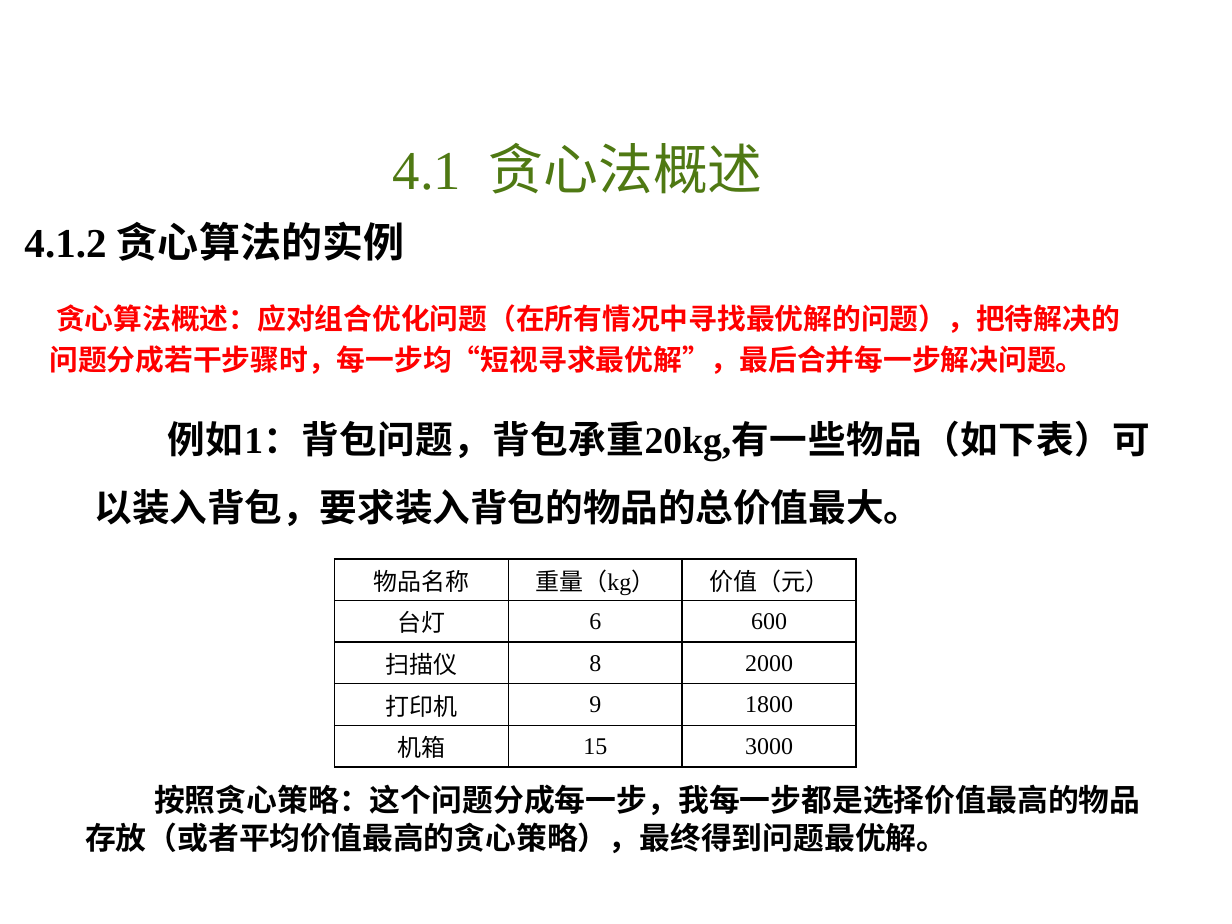
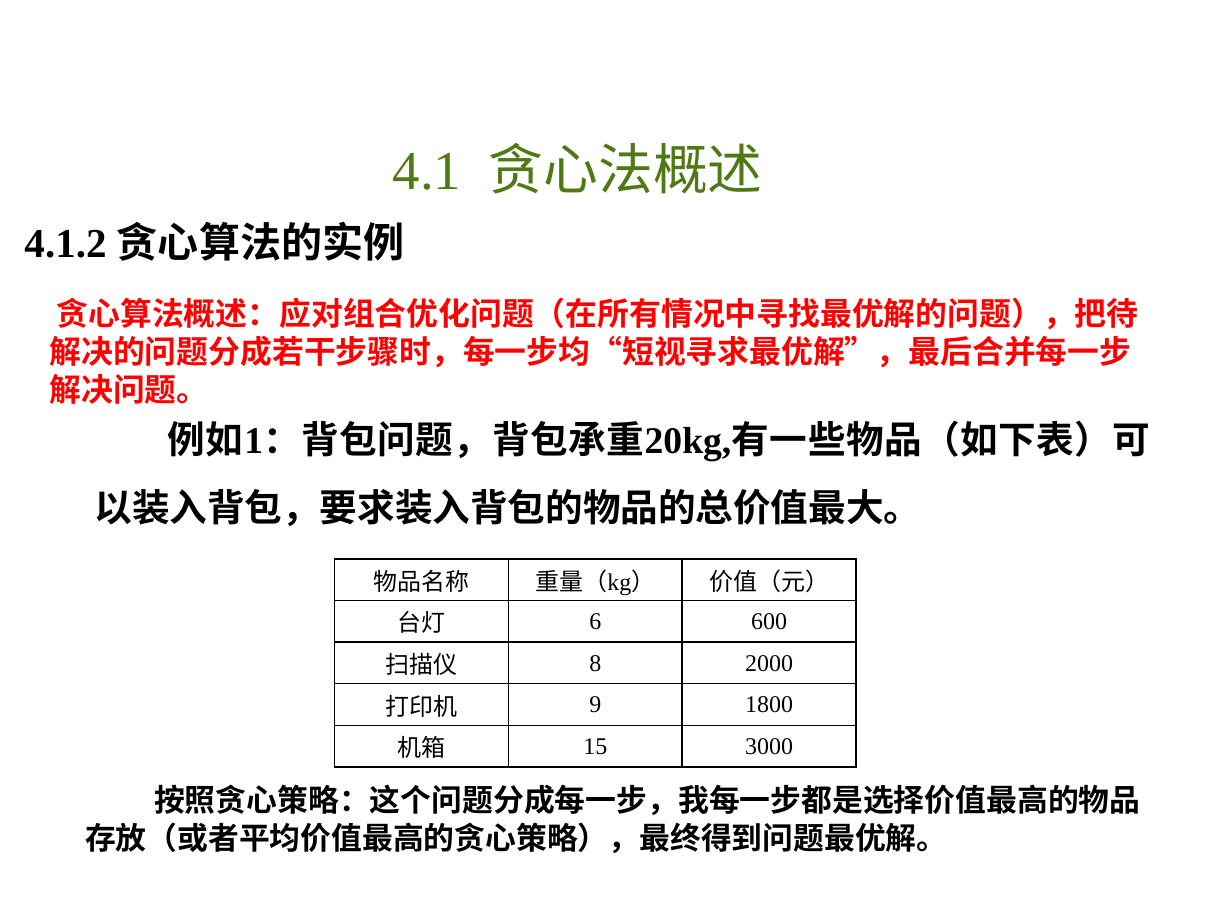
Before and after one commit to liutongling/DP, a slide deck: slide 6 of file/第4章 贪心法.pptx. Drawn at 1232x924 pixels with LibreOffice and Linux fonts; fonts in the diff are those of the drawing; background and template pictures are left out. Boxes give left, top, right and bottom in pixels: in the first picture for what was removed or moved away, otherwise in the second. Text is boxed around its words. In the diff, an @@ line names an element or a change of style, - is before the commit and + after.

```diff
--- a/file/第4章 贪心法.pptx
+++ b/file/第4章 贪心法.pptx
@@ text "贪心算法概述：应对组合优化问题（在所有情况中寻找最优解的问题），把待解决的问题分成若干步骤时，每一步均“短视寻求最优解” ..." at (x1=49, y1=297, x2=1139, y2=404): size 16.8 to 18.6 pt; line spacing 1.2 to 1 @@
```
Also in this commit, not shown: 1 other slide changed, 5 slides added, 1 slide removed.
